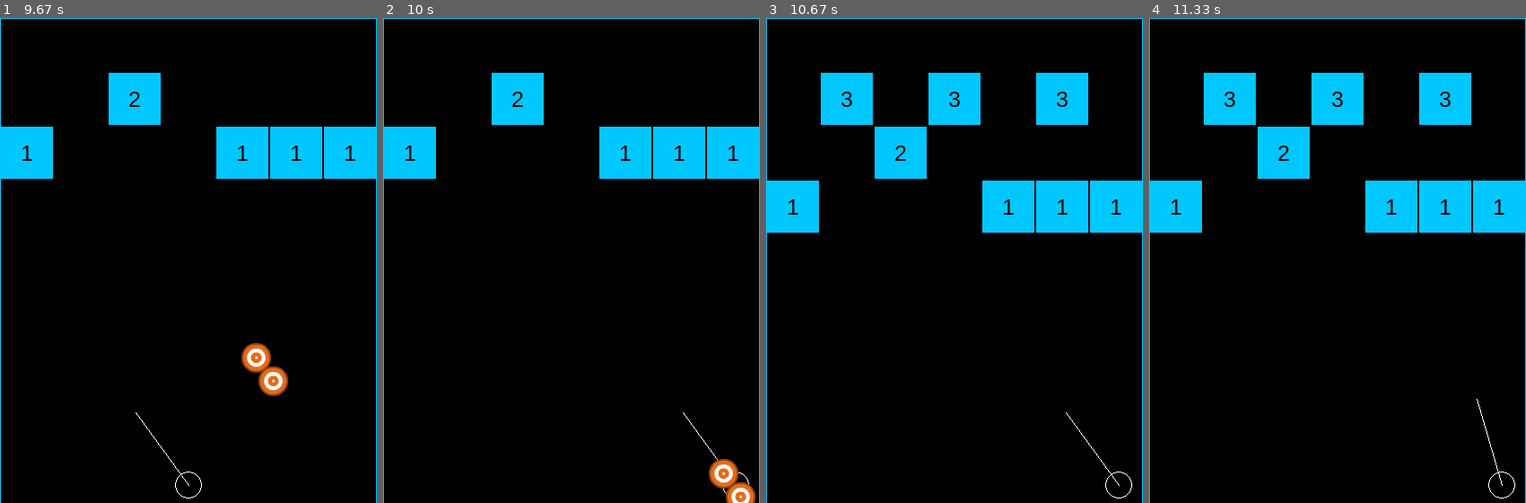
Above: before the commit, frames 1-4 (left to right).
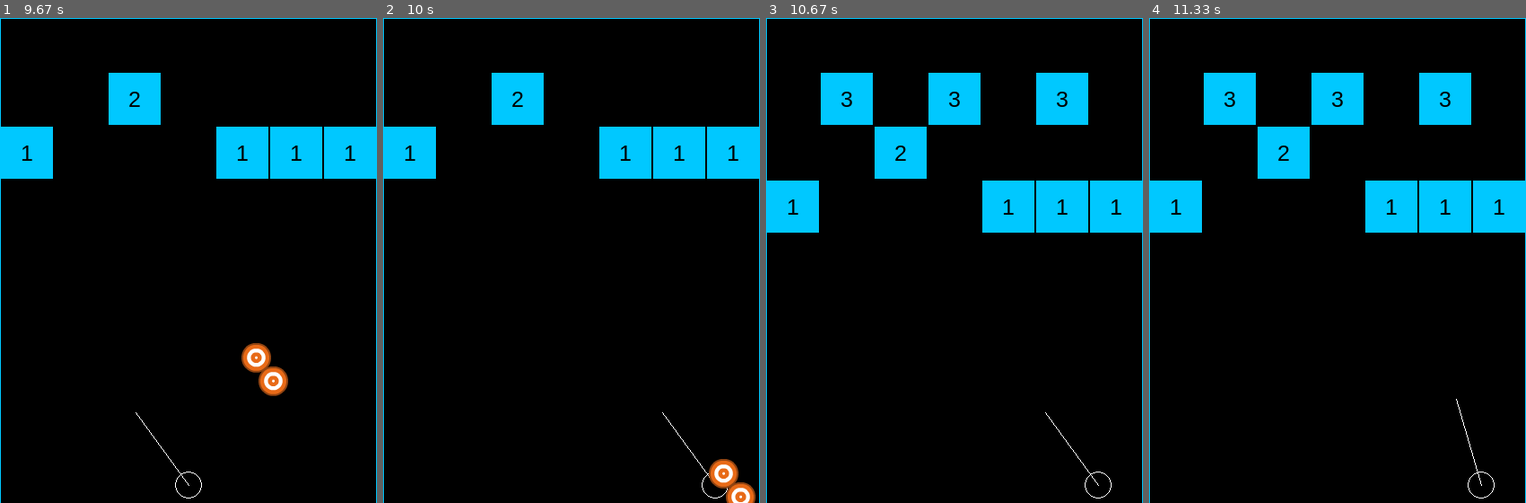
Above: after the commit, the same moments.

Repository: ba144220/pygame-collision-class
Game: pygame game, started from main.py
Same seed, same stepped clock (60 frames per second), same inputs: the game is played once before the commit and once after it.
Inputs:
- Up to frame 1 (9.67 s): hold Left 0.33-0.87 s; hold Left 0.9-1.3 s; hold Right 1.33-1.97 s; hold Left 2-2.47 s; hold Right 2.5-2.97 s; tap Space at 3, 4.9, 5.2, 5.57, 5.87, 6.07, 6.37, 6.57, 6.87, 7.07, 7.37, 7.63, 7.93 s; hold Right 4.83-5.47 s; hold Left 5.5-5.97 s; hold Right 6-6.47 s; hold Right 6.5-6.97 s; hold Left 7-7.53 s; hold Left 7.57-7.97 s
- Up to frame 2 (10 s): no input
- Up to frame 3 (10.67 s): no input
- Up to frame 4 (11.33 s): hold Right from 11.17 s (still down); tap Space at 11.23 s

Frame 1 is identical in both runs. In frame 2, less than 0.1% of the frame differs, in the area x 74-98%, y 81-100%; in frame 3, 0.1%; in frame 4, 0.2%, in the area x 81-98%, y 78-100%.

Commit message:
launcher bug fix

Diff:
--- a/launcher.py
+++ b/launcher.py
@@ -4,6 +4,8 @@
 pos_y = 520
 angle_dif = math.pi/90
 angle_min = math.pi / 12
+
+screen_width = 420
 
 class Launcher():
     def __init__(self, pos_x, v0):
@@ -39,5 +41,8 @@
         ball_group.add(ball)
 
     def set_pos_x(self, x):
-
+        if x < 50:
+            x=50
+        elif x > screen_width - 50:
+            x=screen_width-50
         self.pos = (round(x), self.pos[1])
